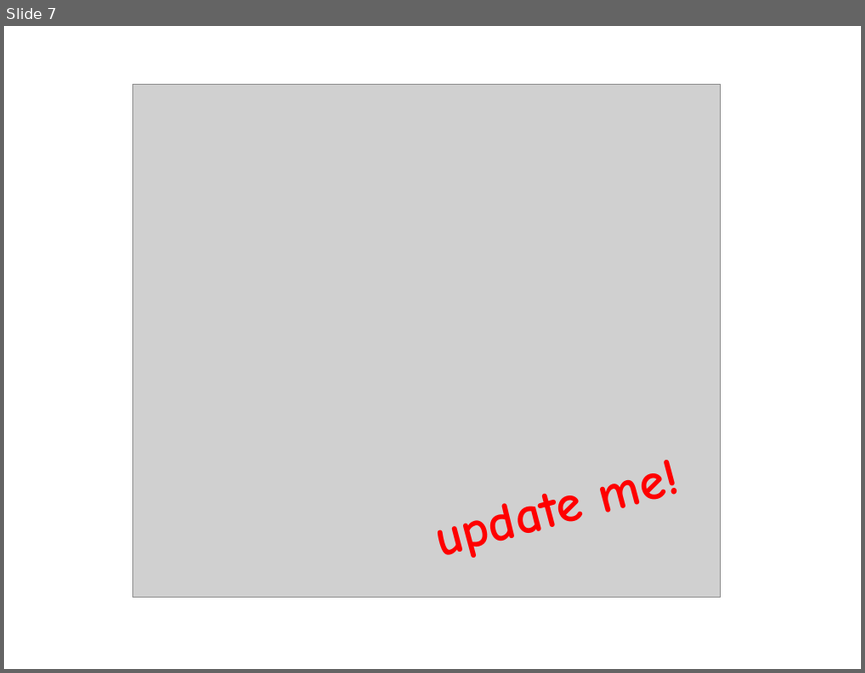
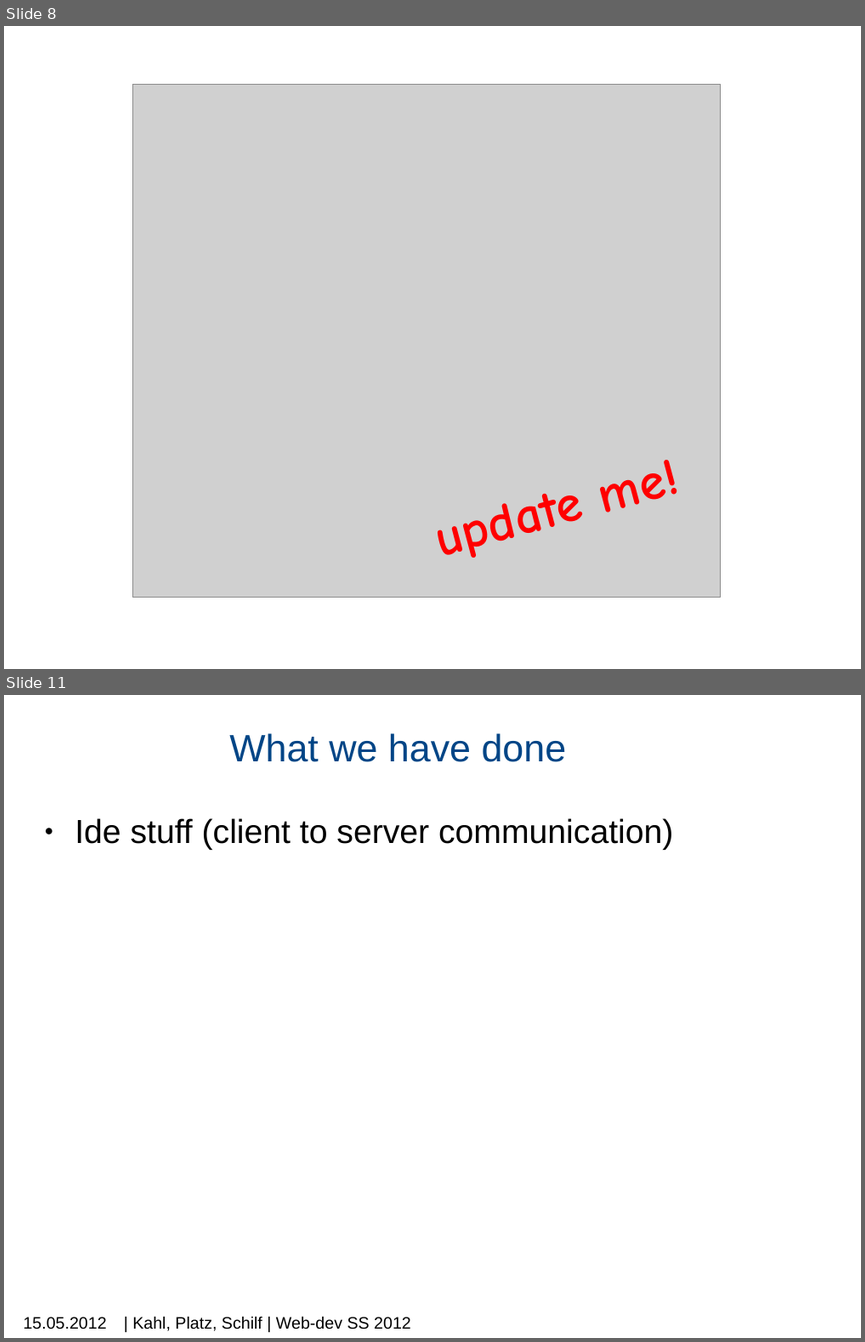
Before and after one commit to machisuji/webdev-spm, a slide deck: seminar/presentation/mps-c9.pptx. Shown one above the other, each under a label of ours: slide 7 before the commit, slides 8 and 11 after it; the slides between them are not shown. The pictures are 865x673 and 865x1342 pixels, drawn with LibreOffice and Linux fonts; fonts in the diff are those of the drawing; grey boxes stand for pictures; background and template pictures are left out. Boxes give left, top, right and bottom in pixels: in the first picture for what was removed or moved away, otherwise in the second. Text is boxed around its words. In the diff, an @@ line names an element or a change of style, - is before the commit and + after.

```diff
--- a/seminar/presentation/mps-c9.pptx
+++ b/seminar/presentation/mps-c9.pptx
@@ slide 11 added at [4,695,861,1338], background picture (left out) @@
@@ title added at [229,733,567,762], 32 pt, text #004586 @@
+What we have done
@@ text added at [75,818,673,850], 28 pt, text #000000 @@
+● Ide stuff (client to server communication)
@@ text added at [24,1316,107,1329], 14 pt, text #000000 @@
+15.05.2012
@@ text added at [132,1315,411,1331], 14 pt, text #000000 @@
+| Kahl, Platz, Schilf | Web-dev SS 2012
@@ what was slide 7 is now slide 8 @@
```
Also in this commit, not shown: 4 slides changed, 5 other slides added, 1 slide removed, 1 other file.
